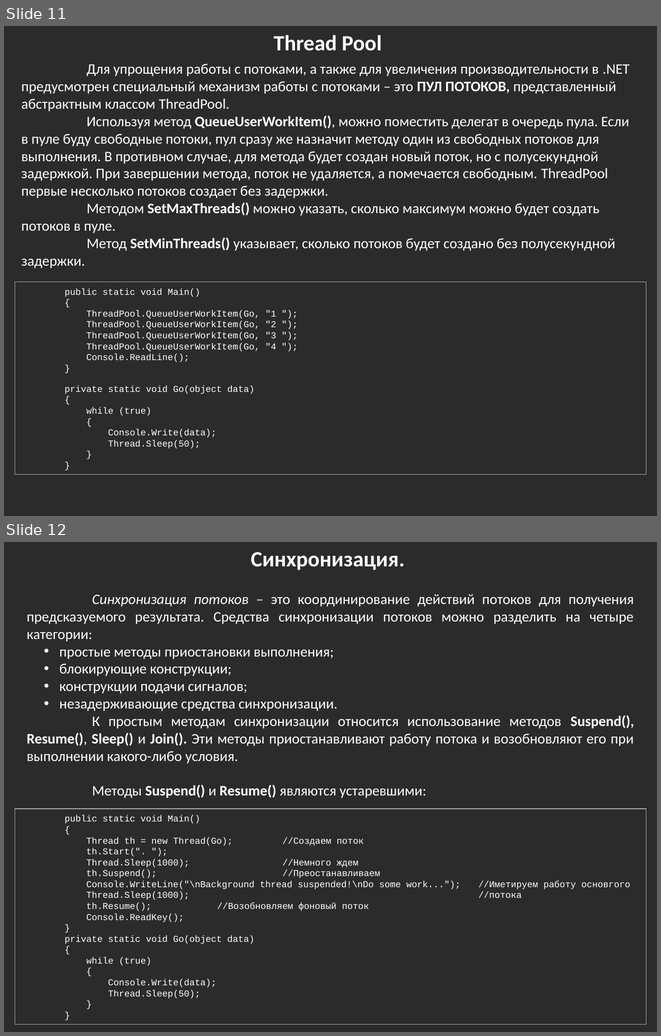
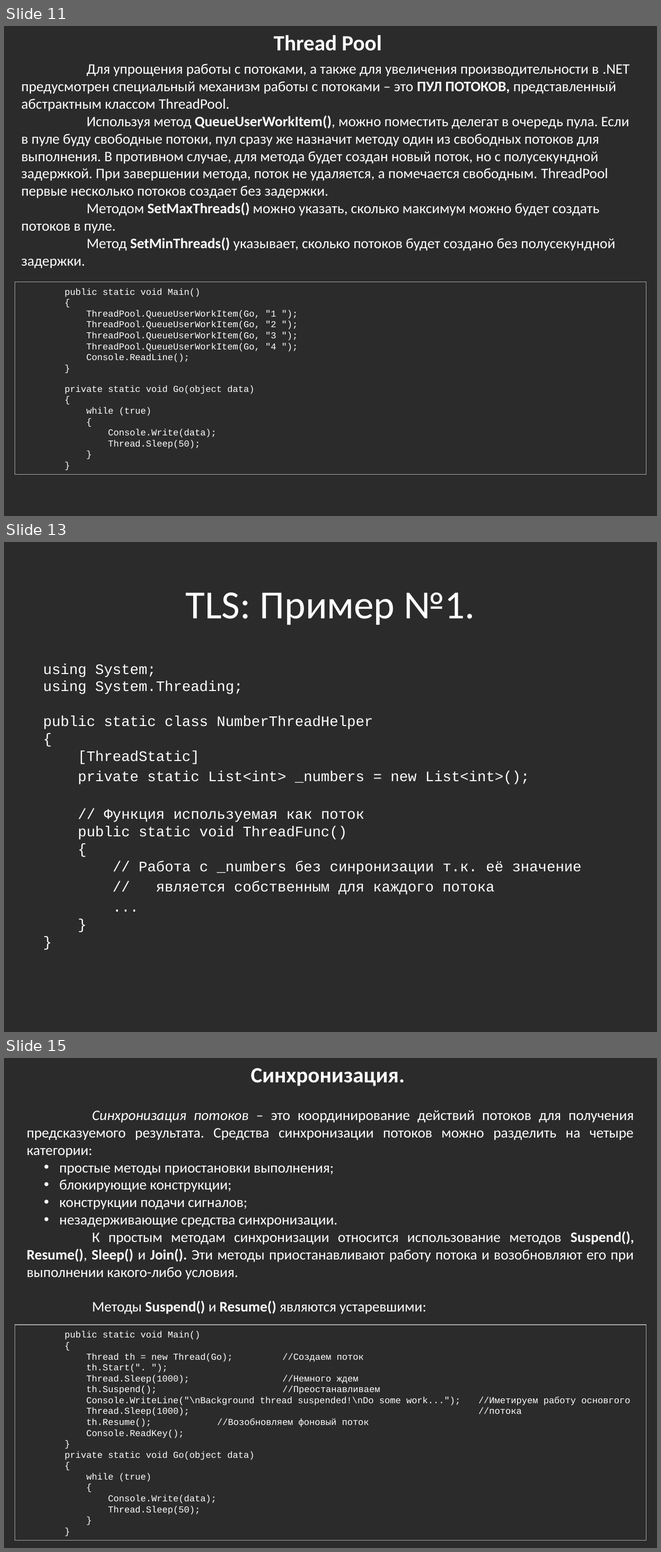
Before and after one commit to bazile/Training, a slide deck: Presentation/lesson-08-multithreading.pptx. Shown one above the other, each under a label of ours: slides 11 and 12 before the commit, slides 11, 13 and 15 after it; the slides between them are not shown. The pictures are 661x1036 and 661x1552 pixels, drawn with LibreOffice and Linux fonts; fonts in the diff are those of the drawing; background and template pictures are left out; a plain dark background stands for a picture behind light text. Boxes give left, top, right and bottom in pixels: in the first picture for what was removed or moved away, otherwise in the second. Text is boxed around its words. In the diff, an @@ line names an element or a change of style, - is before the commit and + after.

```diff
--- a/Presentation/lesson-08-multithreading.pptx
+++ b/Presentation/lesson-08-multithreading.pptx
@@ slide 13 added at [4,542,657,1032], background picture (left out) @@
@@ title added at [186,592,475,625], 44 pt, text #FFFFFF @@
+TLS: Пример №1.
@@ text added at [43,663,582,894], 16 pt, text #FFFFFF @@
+using System;
+using System.Threading;
+public static class NumberThreadHelper
+{
+[ThreadStatic]
+private static List<int> _numbers = new List<int>();
+// Функция используемая как поток
+public static void ThreadFunc()
+{
+// Работа с _numbers без синронизации т.к. её значение
+// является собственным для каждого потока
+...
+}
+}
@@ what was slide 12 is now slide 15 @@
```
Also in this commit, not shown: 1 slide changed, 3 other slides added, 1 other file.
